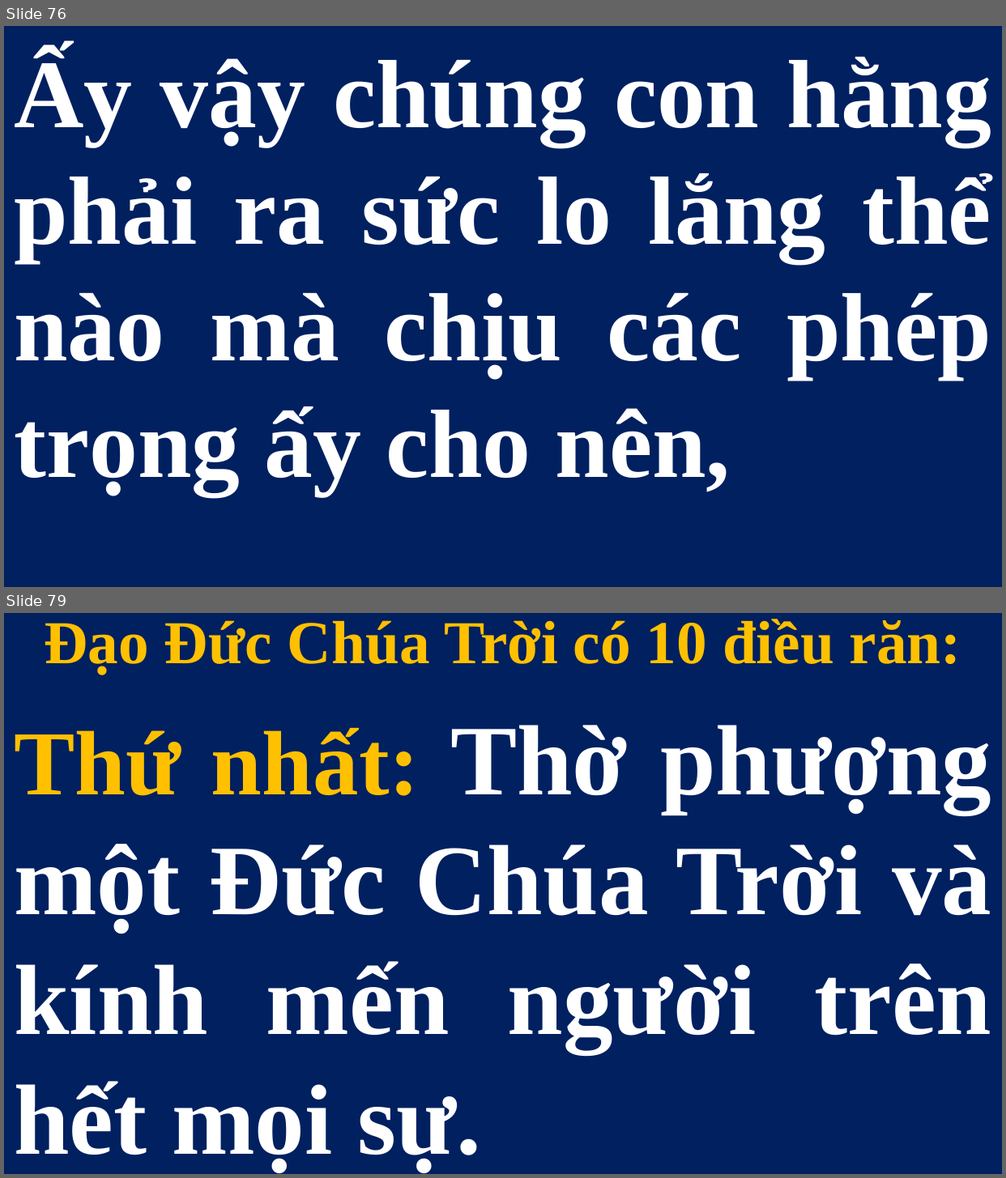
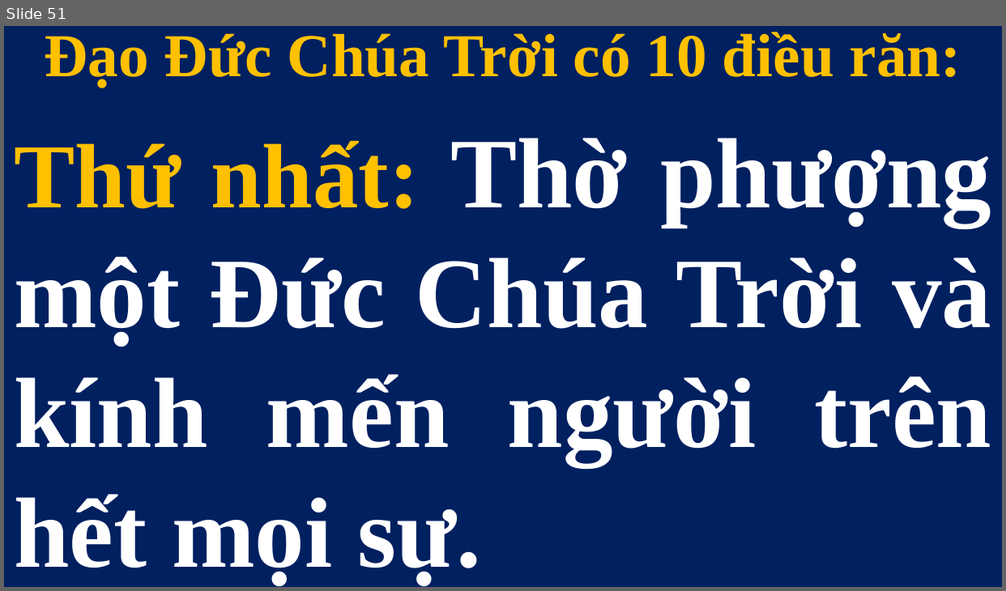
Before and after one commit to lythanhngodev64/SlideLe, a slide deck: Slide/Thứ Bảy - CN-23-TN 2026.pptx. Shown one above the other, each under a label of ours: slides 76 and 79 before the commit, slide 51 after it; the slides between them are not shown. The pictures are 1006x1178 and 1006x591 pixels, drawn with LibreOffice and Linux fonts; fonts in the diff are those of the drawing. Boxes give left, top, right and bottom in pixels: in the first picture for what was removed or moved away, otherwise in the second. Text is boxed around its words. In the diff, an @@ line names an element or a change of style, - is before the commit and + after.

```diff
--- a/Slide/Thứ Bảy - CN-23-TN 2026.pptx
+++ b/Slide/Thứ Bảy - CN-23-TN 2026.pptx
@@ slide 76 removed at (4,26,1002,587), background #FFFFFF @@
@@ subtitle removed at (4,26,1002,587) @@
-Ấy vậy chúng con hằng phải ra sức lo lắng thể nào mà chịu các phép trọng ấy cho nên,
@@ what was slide 79 is now slide 51 @@
```
Also in this commit, not shown: 27 other slides removed.
